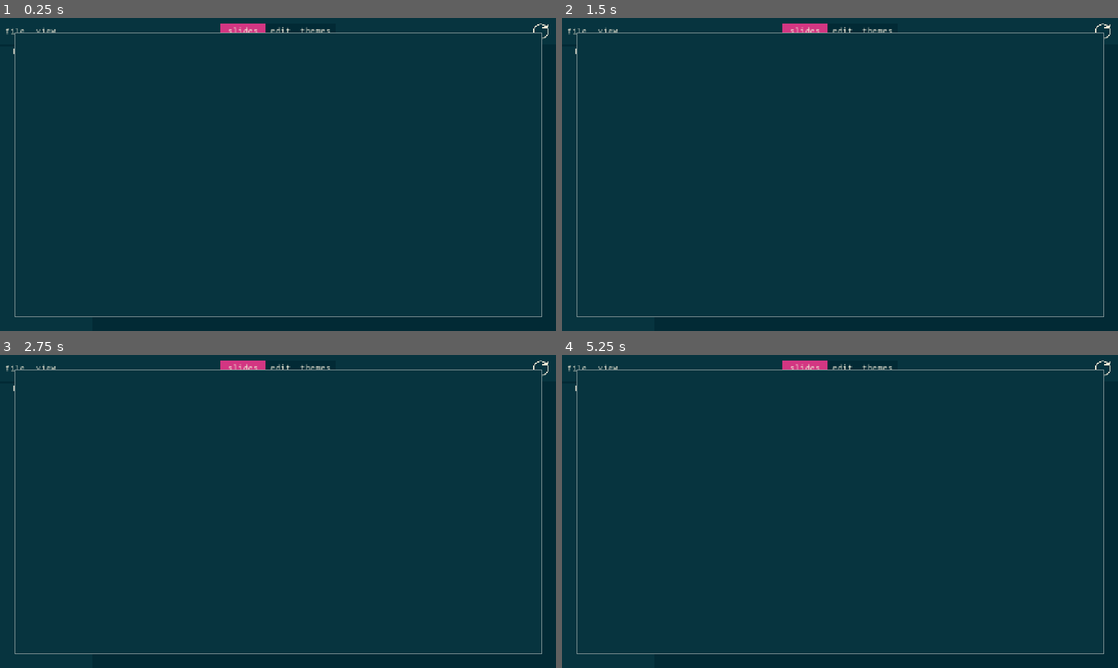
Above: before the commit, frames 1-4 (two rows, left to right).
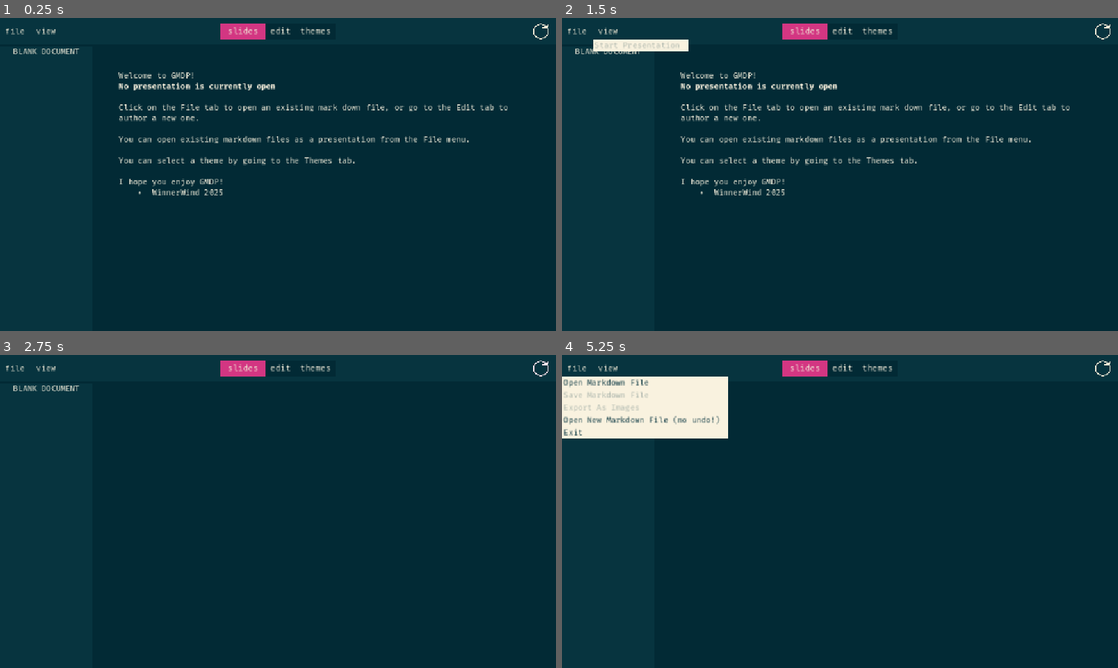
Above: after the commit, the same moments.

Repository: WinnerWind/gmdp
Game: Godot game, scene res://scenes/main.tscn
Same seed, same stepped clock (60 frames per second), same inputs: the game is played once before the commit and once after it.
Inputs (mouse positions are in pixels of both pictures, inside the frame that each line leads up to):
- Up to frame 1 (0.25 s): no input
- Up to frame 2 (1.5 s): click "file" at 0.5 s; click "view" at 1.25 s
- Up to frame 3 (2.75 s): click (539, 367) at 2 s
- Up to frame 4 (5.25 s): click "file" at 2.75 s; click "view" at 3.5 s; click (1101, 367) at 4.25 s; click "file" at 5 s

The runs differ from the first frame. In frame 1, 3.3% of the frame differs, in the area x 2-98%, y 4-96%; in frame 2, 3.9%; in frame 3, 1.0%; in frame 4, 6.7%, in the area x 0-98%, y 4-96%.

Commit message:
Misc changes to the scene

Diff:
--- a/scenes/main.tscn
+++ b/scenes/main.tscn
@@ -187,7 +187,9 @@
 size_flags_vertical = 3
 placeholder_text = "Basic markdown syntax such at italic are supported here."
 wrap_mode = 1
+scroll_smooth = true
 scroll_fit_content_width = true
+minimap_draw = true
 
 [node name="Location" type="RichTextLabel" parent="NavSorter/Editor Panel/MarginContainer/Sorter"]
 layout_mode = 2
@@ -349,6 +351,7 @@
 text = "Close"
 
 [node name="Help Panel" type="MarginContainer" parent="." node_paths=PackedStringArray("tree", "content_label")]
+visible = false
 layout_mode = 2
 theme_type_variation = &"MarginsPopup"
 script = ExtResource("11_ya4ey")
